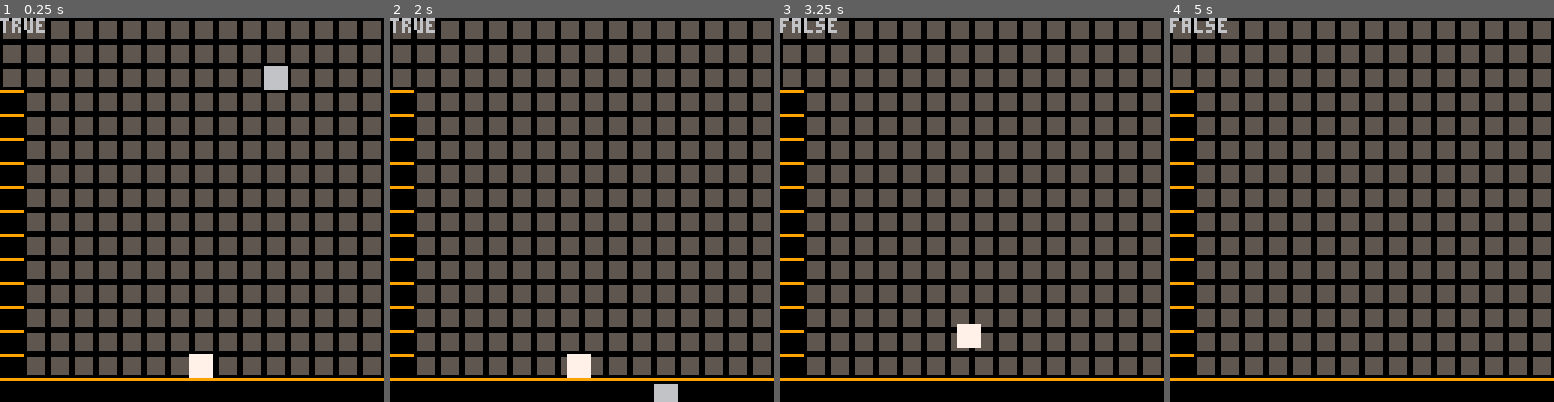
Above: before the commit, frames 1-4 (left to right).
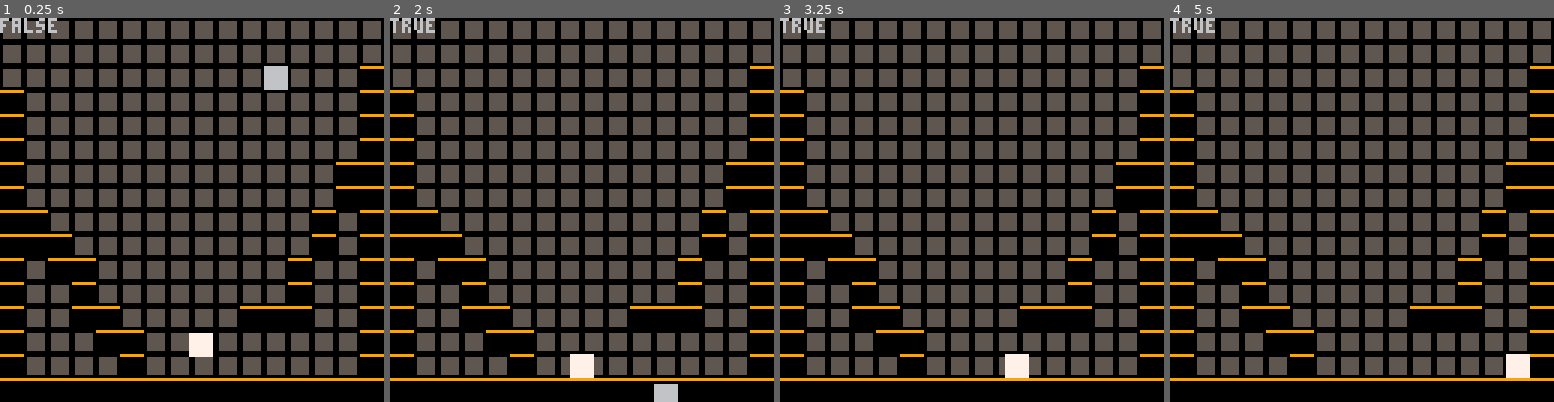
Above: after the commit, the same moments.

Repository: alstonStone/pico8_T-Jump
Game: PICO-8 cartridge t-jump.p8
Same seed, same stepped clock (60 frames per second), same inputs: the game is played once before the commit and once after it.
Inputs:
- Up to frame 1 (0.25 s): no input
- Up to frame 2 (2 s): tap X (X key) at 1.07 s; hold Left from 1.97 s (still down)
- Up to frame 3 (3.25 s): tap X (X key) every 0.33 s from 2.07 to 3.07 s; release Left at 2.37 s; hold Right from 2.87 s (still down)
- Up to frame 4 (5 s): tap X (X key) every 0.33 s from 3.4 to 4.73 s; release Right at 3.53 s; hold Right 4.13-4.53 s

The runs differ from the first frame. In frame 1, 9.7% of the frame differs, in the area x 0-100%, y 0-94%; in frame 2, 9.0%; in frame 3, 9.8%; in frame 4, 9.4%.

Commit message:
Added movement physics
Added checks on players left and right max speeds. Added a check for players max gravity fall speed.
For both types of checks if the value is above a threshold it sets the value to that threshold. Left and right movement also decays after releasing instead of instantly dropping to 0.

Diff:
--- a/t-jump.p8
+++ b/t-jump.p8
@@ -6,6 +6,7 @@
 function _init()
 	debug=false
 	gravity=2
+	gravity_max=15
 	plr_init()
 	bm_init()
 end
@@ -77,17 +78,17 @@
 
 	plr.is_gnd=false
 	plr.speed=4
+	plr.slow=1
+	plr.max_speed=4
 	plr.jump=0
-	plr.jump_str=8
+	plr.jump_str=12
 	plr.is_gnd=false
 end
 
 
 function plr_update()
-	-- plr.is_gnd=collide()
-	-- apply_gravity()
-	-- move_plr()
 	get_input()
+	apply_movement_physics()
 	move_player()
 end
 
@@ -98,33 +99,31 @@
 end
 
 
-function move_plr()
-	lx=plr.x --records last x value--
-	move_lr()
-	if (collide()) plr.x=lx
-	ly=plr.y
-	move_ud()
-	if (plr.is_gnd) plr.y=ly
-end
-
-
-function move_lr()--move left right--
-	if (btn(⬅️)) plr.x-=plr.speed
-	if (btn(➡️)) plr.x+=plr.speed
-end
-
-function move_ud()--move up down--
-	if plr.is_gnd and (btn(❎)) then
-		plr.jump=plr.jump_str
-	end
-	plr.y-=plr.jump
-	if (plr.jump>0) plr.jump-=1
-end
-
-
 function apply_gravity()
-	--if (not plr.is_gnd) plr.dy+=gravity
 	plr.dy+=gravity
+	if (plr.dy>=gravity_max) plr.dy=gravity_max
+end
+
+
+function apply_movement_physics()
+	--plr.dx=0
+	if plr.dy>=plr.max_speed then
+		plr.dy=plr.max_speed
+	end
+
+	if plr.dx>0 then
+		plr.dx-=plr.slow
+		if plr.dx>plr.max_speed then
+			plr.dx=plr.max_speed
+		end
+	end
+
+	if plr.dx<0 then
+		plr.dx+=plr.slow
+		if plr.dx< -plr.max_speed then
+			plr.dx= -plr.max_speed
+		end
+	end
 end
 
 
@@ -139,7 +138,6 @@
 end
 
 function get_input()
-	plr.dx=0
 	if (btn(⬅️)) plr.dx-=plr.speed
 	if (btn(➡️)) plr.dx+=plr.speed
 	if plr.is_gnd and (btn(❎)) then
@@ -212,17 +210,17 @@
 __map__
 0202020202020202020202020202020200000000000000000000000000000000000000000000000000000000000000000000000000000000000000000000000000000000000000000000000000000000000000000000000000000000000000000000000000000000000000000000000000000000000000000000000000000000
 0202020202020202020202020202020200000000000000000000000000000000000000000000000000000000000000000000000000000000000000000000000000000000000000000000000000000000000000000000000000000000000000000000000000000000000000000000000000000000000000000000000000000000
-0202020202020202020202020202020200000000000000000000000000000000000000000000000000000000000000000000000000000000000000000000000000000000000000000000000000000000000000000000000000000000000000000000000000000000000000000000000000000000000000000000000000000000
-0402020202020202020202020202020200000000000000000000000000000000000000000000000000000000000000000000000000000000000000000000000000000000000000000000000000000000000000000000000000000000000000000000000000000000000000000000000000000000000000000000000000000000
-0402020202020202020202020202020200000000000000000000000000000000000000000000000000000000000000000000000000000000000000000000000000000000000000000000000000000000000000000000000000000000000000000000000000000000000000000000000000000000000000000000000000000000
-0402020202020202020202020202020200000000000000000000000000000000000000000000000000000000000000000000000000000000000000000000000000000000000000000000000000000000000000000000000000000000000000000000000000000000000000000000000000000000000000000000000000000000
-0402020202020202020202020202020200000000000000000000000000000000000000000000000000000000000000000000000000000000000000000000000000000000000000000000000000000000000000000000000000000000000000000000000000000000000000000000000000000000000000000000000000000000
-0402020202020202020202020202020200000000000000000000000000000000000000000000000000000000000000000000000000000000000000000000000000000000000000000000000000000000000000000000000000000000000000000000000000000000000000000000000000000000000000000000000000000000
-0402020202020202020202020202020200000000000000000000000000000000000000000000000000000000000000000000000000000000000000000000000000000000000000000000000000000000000000000000000000000000000000000000000000000000000000000000000000000000000000000000000000000000
-0402020202020202020202020202020200000000000000000000000000000000000000000000000000000000000000000000000000000000000000000000000000000000000000000000000000000000000000000000000000000000000000000000000000000000000000000000000000000000000000000000000000000000
-0402020202020202020202020202020200000000000000000000000000000000000000000000000000000000000000000000000000000000000000000000000000000000000000000000000000000000000000000000000000000000000000000000000000000000000000000000000000000000000000000000000000000000
-0402020202020202020202020202020200000000000000000000000000000000000000000000000000000000000000000000000000000000000000000000000000000000000000000000000000000000000000000000000000000000000000000000000000000000000000000000000000000000000000000000000000000000
-0402020202020202020202020202020200000000000000000000000000000000000000000000000000000000000000000000000000000000000000000000000000000000000000000000000000000000000000000000000000000000000000000000000000000000000000000000000000000000000000000000000000000000
-0402020202020202020202020202020200000000000000000000000000000000000000000000000000000000000000000000000000000000000000000000000000000000000000000000000000000000000000000000000000000000000000000000000000000000000000000000000000000000000000000000000000000000
-0402020202020202020202020202020200000000000000000000000000000000000000000000000000000000000000000000000000000000000000000000000000000000000000000000000000000000000000000000000000000000000000000000000000000000000000000000000000000000000000000000000000000000
+0202020202020202020202020202020400000000000000000000000000000000000000000000000000000000000000000000000000000000000000000000000000000000000000000000000000000000000000000000000000000000000000000000000000000000000000000000000000000000000000000000000000000000
+0402020202020202020202020202020400000000000000000000000000000000000000000000000000000000000000000000000000000000000000000000000000000000000000000000000000000000000000000000000000000000000000000000000000000000000000000000000000000000000000000000000000000000
+0402020202020202020202020202020400000000000000000000000000000000000000000000000000000000000000000000000000000000000000000000000000000000000000000000000000000000000000000000000000000000000000000000000000000000000000000000000000000000000000000000000000000000
+0402020202020202020202020202020400000000000000000000000000000000000000000000000000000000000000000000000000000000000000000000000000000000000000000000000000000000000000000000000000000000000000000000000000000000000000000000000000000000000000000000000000000000
+0402020202020202020202020202040400000000000000000000000000000000000000000000000000000000000000000000000000000000000000000000000000000000000000000000000000000000000000000000000000000000000000000000000000000000000000000000000000000000000000000000000000000000
+0402020202020202020202020202040400000000000000000000000000000000000000000000000000000000000000000000000000000000000000000000000000000000000000000000000000000000000000000000000000000000000000000000000000000000000000000000000000000000000000000000000000000000
+0404020202020202020202020204020400000000000000000000000000000000000000000000000000000000000000000000000000000000000000000000000000000000000000000000000000000000000000000000000000000000000000000000000000000000000000000000000000000000000000000000000000000000
+0404040202020202020202020204020400000000000000000000000000000000000000000000000000000000000000000000000000000000000000000000000000000000000000000000000000000000000000000000000000000000000000000000000000000000000000000000000000000000000000000000000000000000
+0402040402020202020202020402020400000000000000000000000000000000000000000000000000000000000000000000000000000000000000000000000000000000000000000000000000000000000000000000000000000000000000000000000000000000000000000000000000000000000000000000000000000000
+0402020402020202020202020402020400000000000000000000000000000000000000000000000000000000000000000000000000000000000000000000000000000000000000000000000000000000000000000000000000000000000000000000000000000000000000000000000000000000000000000000000000000000
+0402020404020202020204040402020400000000000000000000000000000000000000000000000000000000000000000000000000000000000000000000000000000000000000000000000000000000000000000000000000000000000000000000000000000000000000000000000000000000000000000000000000000000
+0402020204040202020202020202020400000000000000000000000000000000000000000000000000000000000000000000000000000000000000000000000000000000000000000000000000000000000000000000000000000000000000000000000000000000000000000000000000000000000000000000000000000000
+0402020202040202020202020202020400000000000000000000000000000000000000000000000000000000000000000000000000000000000000000000000000000000000000000000000000000000000000000000000000000000000000000000000000000000000000000000000000000000000000000000000000000000
 0404040404040404040404040404040400000000000000000000000000000000000000000000000000000000000000000000000000000000000000000000000000000000000000000000000000000000000000000000000000000000000000000000000000000000000000000000000000000000000000000000000000000000
